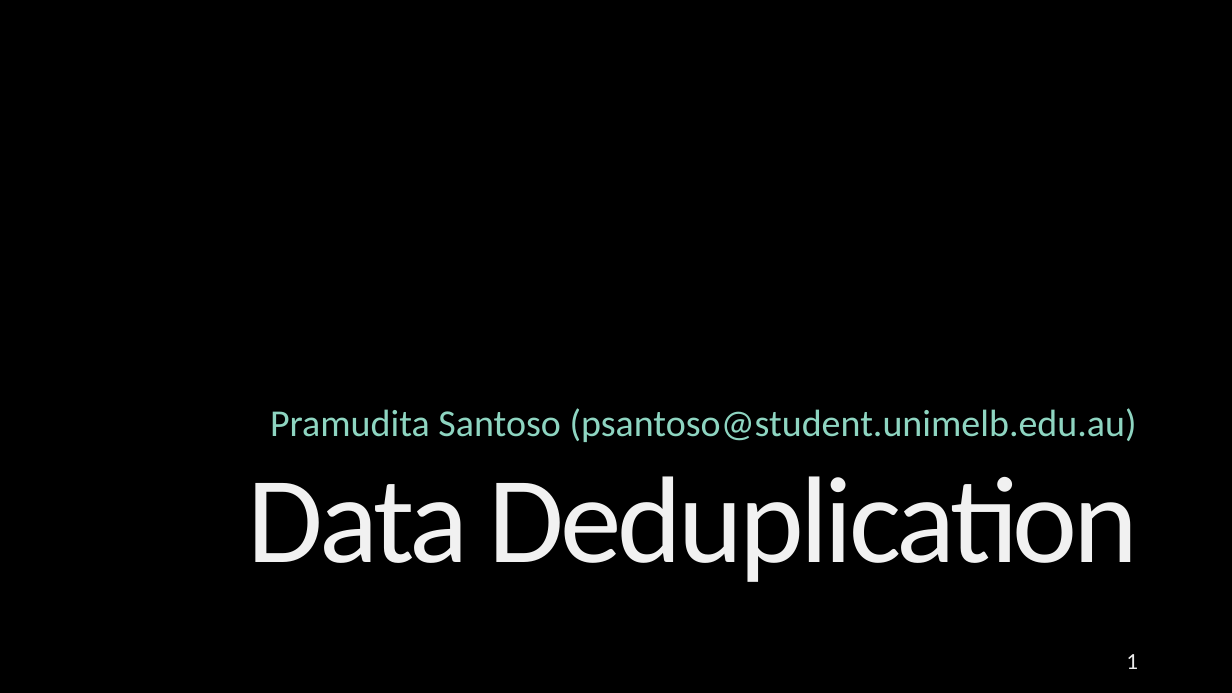
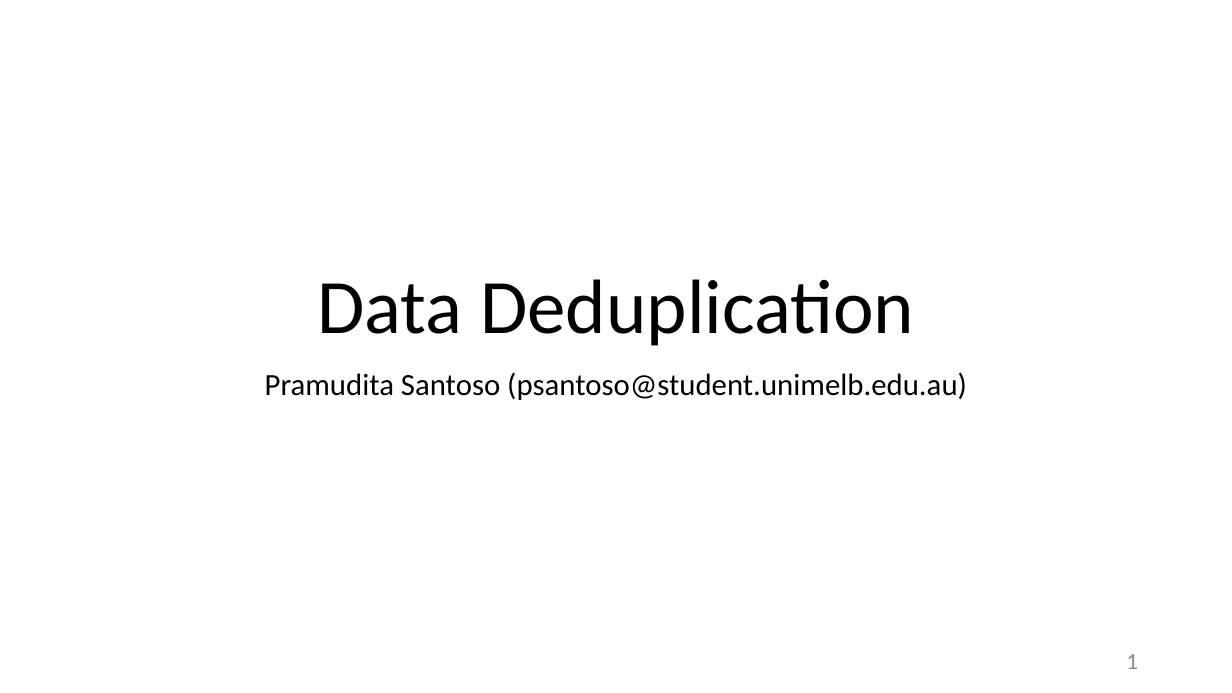
Before and after one commit to parfaire/DaDeDupNew, a slide deck: slide 1 of dd/DaDeDup.pptx. Drawn at 1232x693 pixels with LibreOffice and Linux fonts; fonts in the diff are those of the drawing; background and template pictures are left out. Boxes give left, top, right and bottom in pixels: in the first picture for what was removed or moved away, otherwise in the second. Text is boxed around its words. In the diff, an @@ line names an element or a change of style, - is before the commit and + after.

```diff
--- a/dd/DaDeDup.pptx
+++ b/dd/DaDeDup.pptx
@@ background picture (left out) to #FFFFFF @@
@@ title "Data Deduplication": place and size @@
-title "Data Deduplication" at (247,476,1138,582)
+title "Data Deduplication" at (317,279,914,346)
@@ title "Data Deduplication" at (317,279,914,346): size 96 to 60 pt, text colour gradient #FFFFFF to #F1F1F1 to #E3E3E3 to #000000, letter spacing -3 to 0 pt; alignment right to centre; vertical alignment top to bottom @@
@@ subtitle "Pramudita Santoso (psantoso@student.unimelb.edu.au)": place and size @@
-subtitle "Pramudita Santoso (psantoso@student.unimelb.edu.au)" at (270,408,1137,442)
+subtitle "Pramudita Santoso (psantoso@student.unimelb.edu.au)" at (265,372,967,400)
@@ subtitle "Pramudita Santoso (psantoso@student.unimelb.edu.au)" at (265,372,967,400): size 29.6 to 24 pt, text colour gradient #99D9C7 to #8ED5C1 to #BBE6DA to #FFFFFF to #000000; alignment right to centre; vertical alignment bottom to top @@
@@ page number at (1126,654,1138,669): text colour gradient #9E9E9E to #EDEDED to #FFFFFF to #8C8C8C @@
```
Also in this commit, not shown: 9 other slides changed, 1 slide added, 16 other files.
